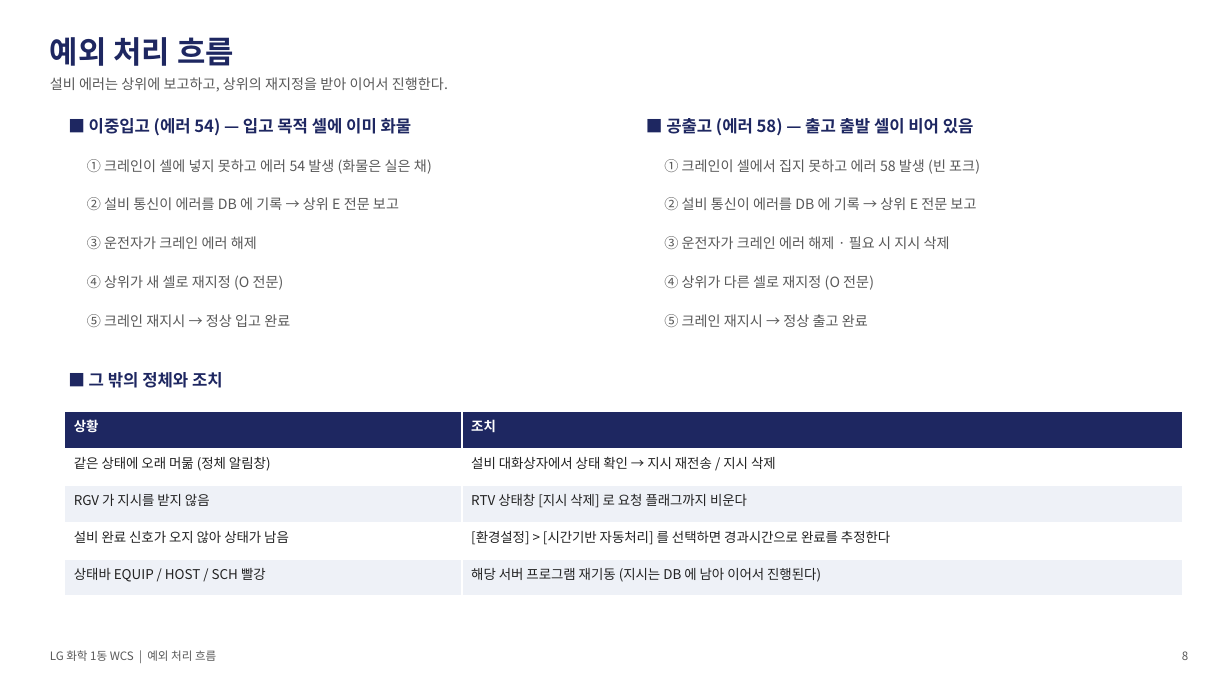
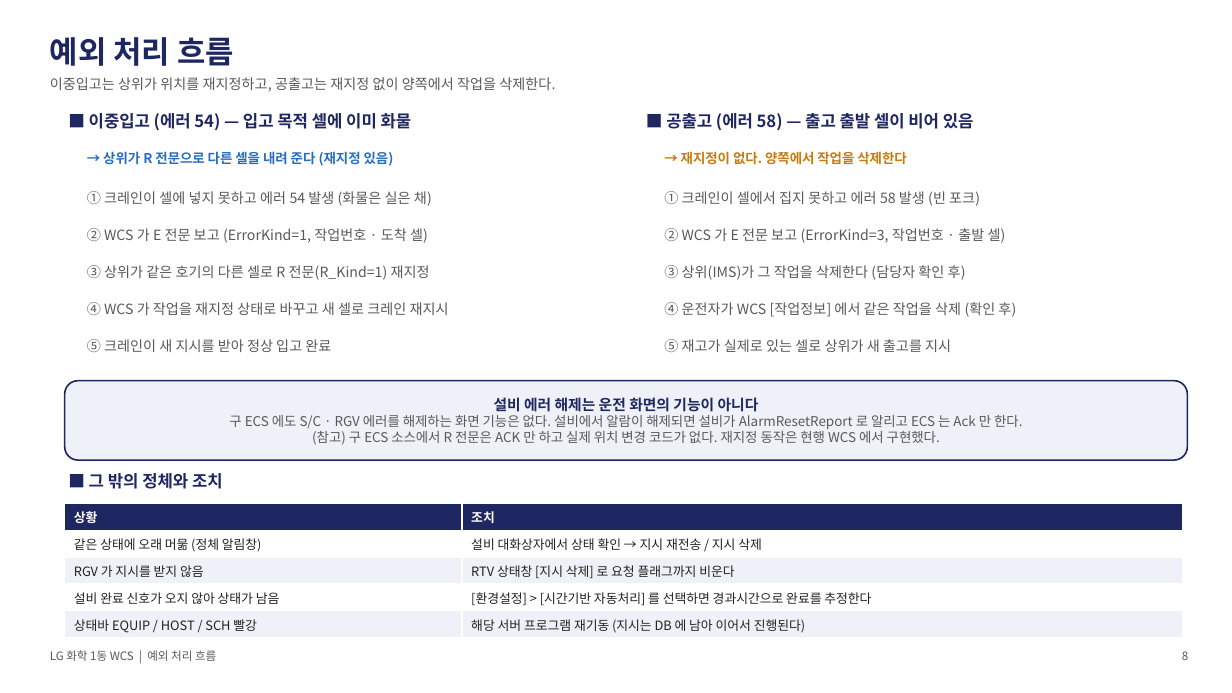
Before and after one commit to yeorijby-coder/LGLS_ALL, a slide deck: slide 8 of docs/산출물_20260904/07_WCS_구성도_및_흐름도.pptx. Drawn at 1232x693 pixels with LibreOffice and Linux fonts; fonts in the diff are those of the drawing. Boxes give left, top, right and bottom in pixels: in the first picture for what was removed or moved away, otherwise in the second. Text is boxed around its words. In the diff, an @@ line names an element or a change of style, - is before the commit and + after.

```diff
--- a/docs/산출물_20260904/07_WCS_구성도_및_흐름도.pptx
+++ b/docs/산출물_20260904/07_WCS_구성도_및_흐름도.pptx
@@ text at [50,77,555,91]: text changed @@
-설비 에러는 상위에 보고하고, 상위의 재지정을 받아 이어서 진행한다.
+이중입고는 상위가 위치를 재지정하고, 공출고는 재지정 없이 양쪽에서 작업을 삭제한다.
@@ text "■ 이중입고 (에러 54) — ...": place and size @@
-text "■ 이중입고 (에러 54) — ..." at [89,118,412,136]
+text "■ 이중입고 (에러 54) — ..." at [89,113,412,131]
@@ text "■ 공출고 (에러 58) — ...": place and size @@
-text "■ 공출고 (에러 58) — ..." at [666,118,974,136]
+text "■ 공출고 (에러 58) — ..." at [666,113,974,131]
@@ text added at [103,151,394,166], 10.5 pt, text #266EBE, bold @@
+→ 상위가 R 전문으로 다른 셀을 내려 준다 (재지정 있음)
@@ text added at [681,151,906,165], 10.5 pt, text #C87A0E, bold @@
+→ 재지정이 없다. 양쪽에서 작업을 삭제한다
@@ text "① 크레인이 셀에 넣지 못하고 ...": place and size @@
-text "① 크레인이 셀에 넣지 못하고 ..." at [87,159,432,174]
+text "① 크레인이 셀에 넣지 못하고 ..." at [87,191,432,206]
@@ text "① 크레인이 셀에서 집지 못하고 ...": place and size @@
-text "① 크레인이 셀에서 집지 못하고 ..." at [664,159,980,174]
+text "① 크레인이 셀에서 집지 못하고 ..." at [664,191,980,206]
@@ text at [87,228,428,243]: text changed @@
-② 설비 통신이 에러를 DB 에 기록 → 상위 E 전문 보고
+② WCS 가 E 전문 보고 (ErrorKind=1, 작업번호 · 도착 셀)
@@ text removed at [87,236,257,249] @@
-③ 운전자가 크레인 에러 해제
@@ text at [664,228,1006,243]: text changed @@
-② 설비 통신이 에러를 DB 에 기록 → 상위 E 전문 보고
+② WCS 가 E 전문 보고 (ErrorKind=3, 작업번호 · 출발 셀)
@@ text at [87,265,430,280]: text changed @@
-④ 상위가 새 셀로 재지정 (O 전문)
+③ 상위가 같은 호기의 다른 셀로 R 전문(R_Kind=1) 재지정
@@ text at [664,265,966,280]: text changed @@
-④ 상위가 다른 셀로 재지정 (O 전문)
+③ 상위(IMS)가 그 작업을 삭제한다 (담당자 확인 후)
@@ text added at [87,302,449,315], 11 pt, text #595959 @@
+④ WCS 가 작업을 재지정 상태로 바꾸고 새 셀로 크레인 재지시
@@ text at [664,302,1016,317]: text changed @@
-③ 운전자가 크레인 에러 해제 · 필요 시 지시 삭제
+④ 운전자가 WCS [작업정보] 에서 같은 작업을 삭제 (확인 후)
@@ text at [87,339,331,352]: text changed @@
-⑤ 크레인 재지시 → 정상 입고 완료
+⑤ 크레인이 새 지시를 받아 정상 입고 완료
@@ text at [664,339,951,352]: text changed @@
-⑤ 크레인 재지시 → 정상 출고 완료
+⑤ 재고가 실제로 있는 셀로 상위가 새 출고를 지시
@@ rounded rectangle added at [65,381,1188,460], fill #EEF1F7, outline #1E2761 1.25 pt, 10.5 pt, text #595959 @@
+설비 에러 해제는 운전 화면의 기능이 아니다
+구 ECS 에도 S/C · RGV 에러를 해제하는 화면 기능은 없다. 설비에서 알람이 해제되면 설비가 AlarmResetReport 로 알리고 ECS 는 Ack 만 한다.
+(참고) 구 ECS 소스에서 R 전문은 ACK 만 하고 실제 위치 변경 코드가 없다. 재지정 동작은 현행 WCS 에서 구현했다.
@@ text "■ 그 밖의 정체와 조치": place and size @@
-text "■ 그 밖의 정체와 조치" at [89,372,223,388]
+text "■ 그 밖의 정체와 조치" at [89,473,223,489]
@@ table at [65,504,1183,638] @@
@@ size 10.5 to 10 pt @@
@@ table: place and size @@
-table at [65,411,1183,596]
+table at [65,504,1183,638]
```
Also in this commit, not shown: 8 other files.
